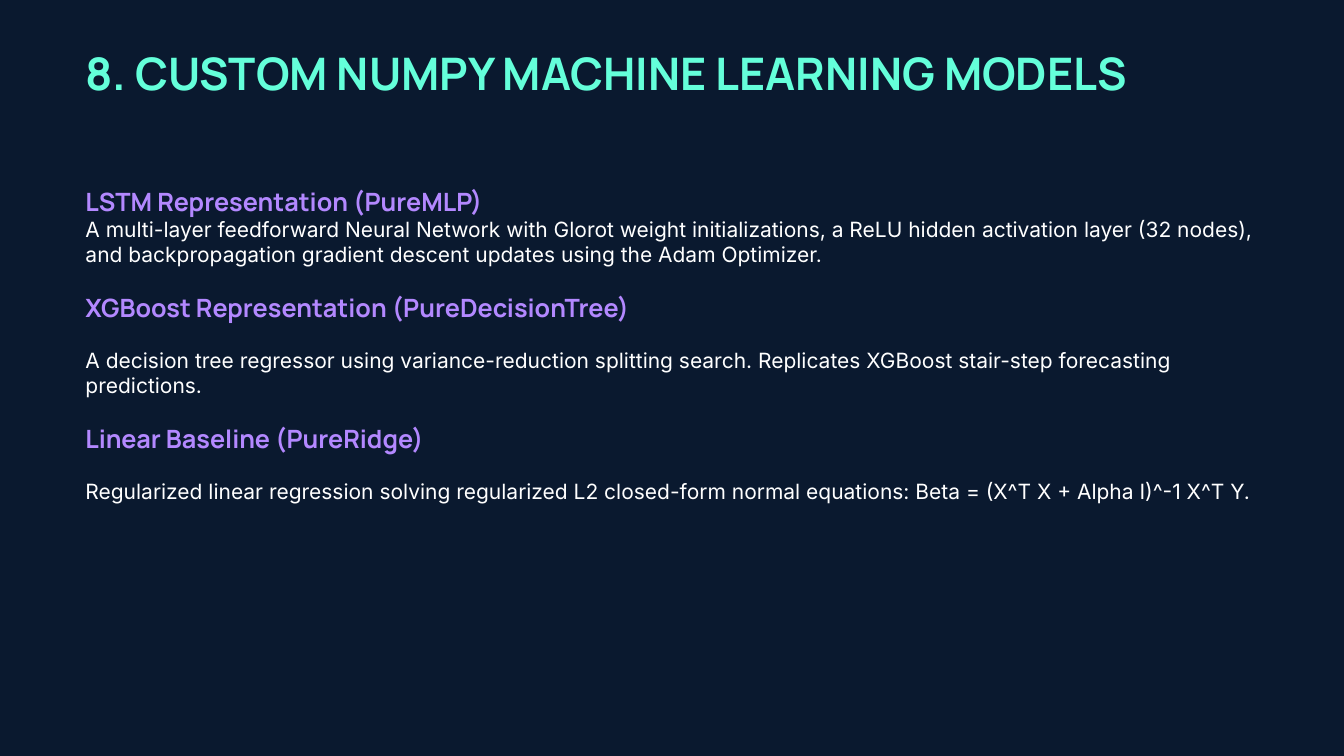
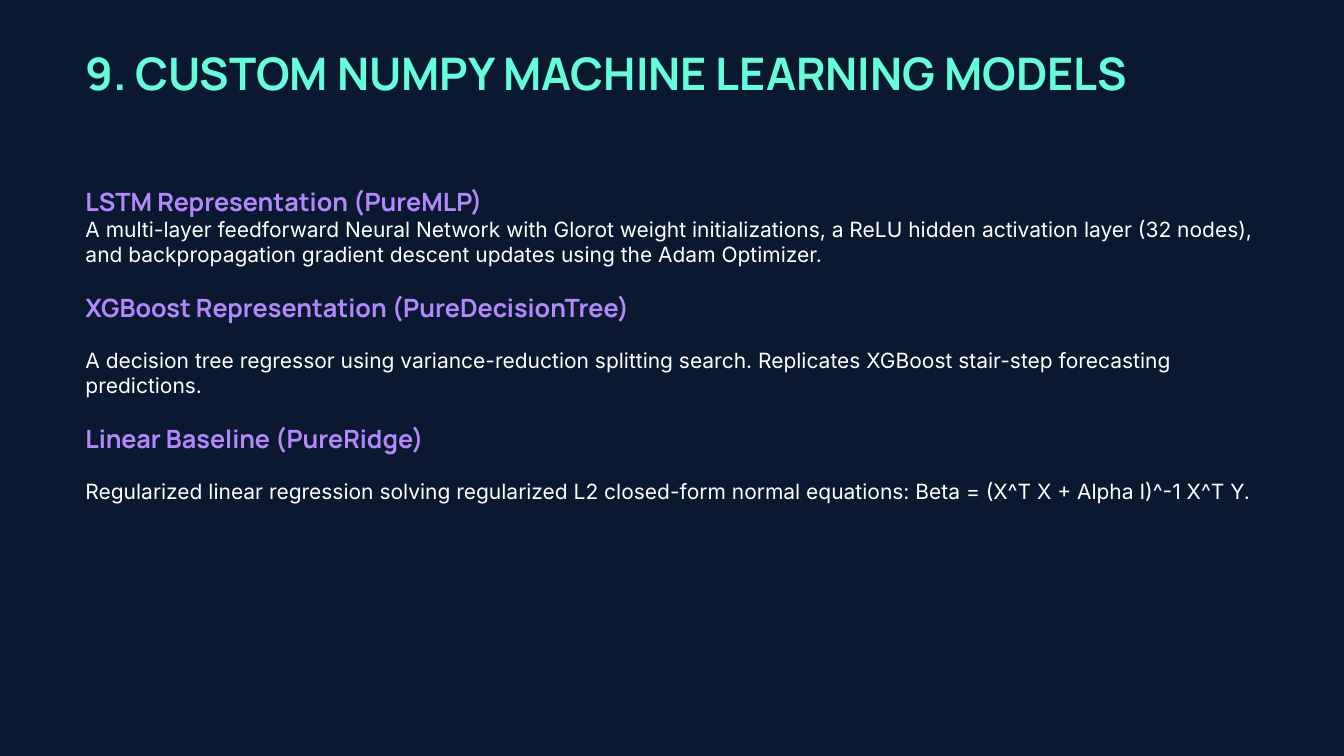
Before and after one commit to shikhasrivastava0574-afk/Smart-Grid-Sync, a slide deck: slide 10 of smart_grid_sync_final_presentation.pptx (slide 9 before the commit). Drawn at 1344x756 pixels with LibreOffice and Linux fonts; fonts in the diff are those of the drawing. Boxes give left, top, right and bottom in pixels: in the first picture for what was removed or moved away, otherwise in the second. Text is boxed around its words. In the diff, an @@ line names an element or a change of style, - is before the commit and + after.

```diff
--- a/smart_grid_sync_final_presentation.pptx
+++ b/smart_grid_sync_final_presentation.pptx
@@ text at (85,57,1127,91): text changed @@
-8. CUSTOM NUMPY MACHINE LEARNING MODELS
+9. CUSTOM NUMPY MACHINE LEARNING MODELS
```
Also in this commit, not shown: 3 other slides changed, 1 slide added, 1 other file.
